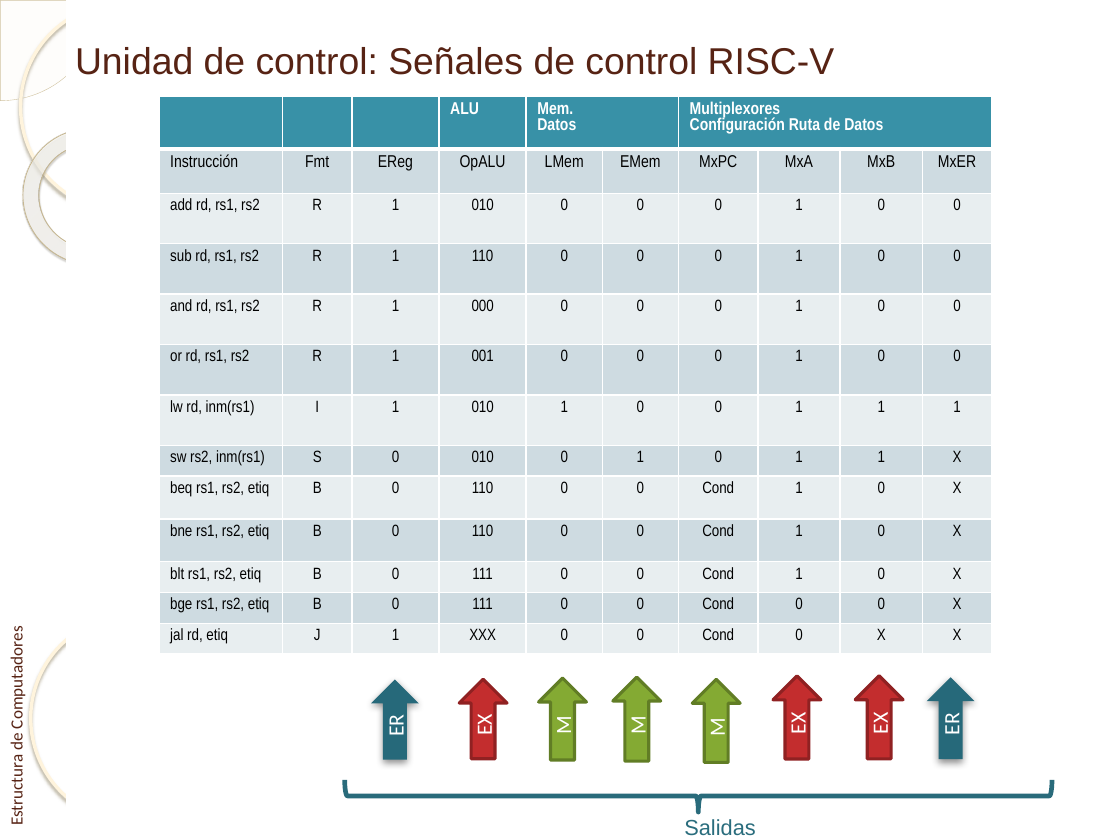
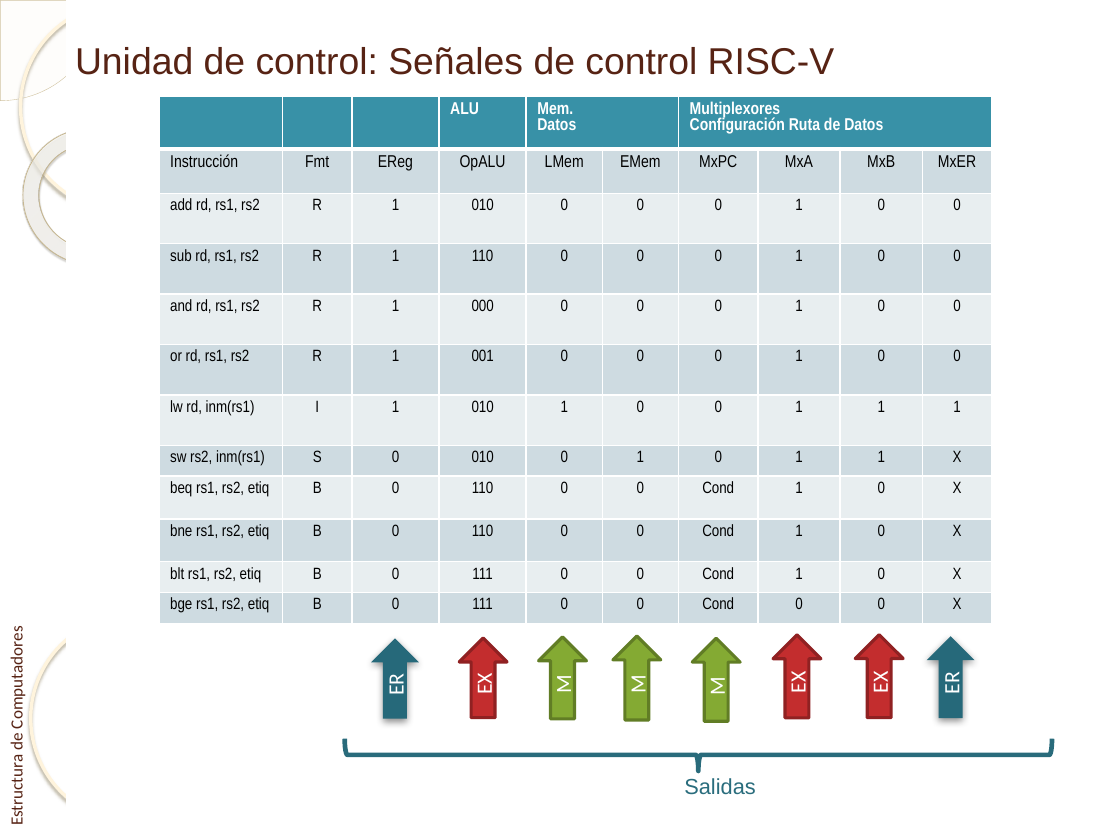
Before and after one commit to enriquesquintana/ETC, a slide deck: slide 33 of ETC_RISCV/Teoría/Tema 2. Segmentación básica_RISCV.pptx. Drawn at 1120x840 pixels with LibreOffice and Linux fonts; fonts in the diff are those of the drawing; background and template pictures are left out. Boxes give left, top, right and bottom in pixels: in the first picture for what was removed or moved away, otherwise in the second. Text is boxed around its words. In the diff, an @@ line names an element or a change of style, - is before the commit and + after.

```diff
--- a/ETC_RISCV/Teoría/Tema 2. Segmentación básica_RISCV.pptx
+++ b/ETC_RISCV/Teoría/Tema 2. Segmentación básica_RISCV.pptx
@@ table at (159, 96, 991, 623) @@
-row 13: jal rd, etiq | J | 1 | XXX | 0 | 0 | Cond | 0 | X | X
@@ 8 up arrows, 1 text, 1 left brace: place and size @@
-8 up arrows, 1 text, 1 left brace at (345, 675, 1052, 836)
+8 up arrows, 1 text, 1 left brace at (345, 635, 1052, 795)
```
Also in this commit, not shown: 8 other slides changed, 1 slide added.
